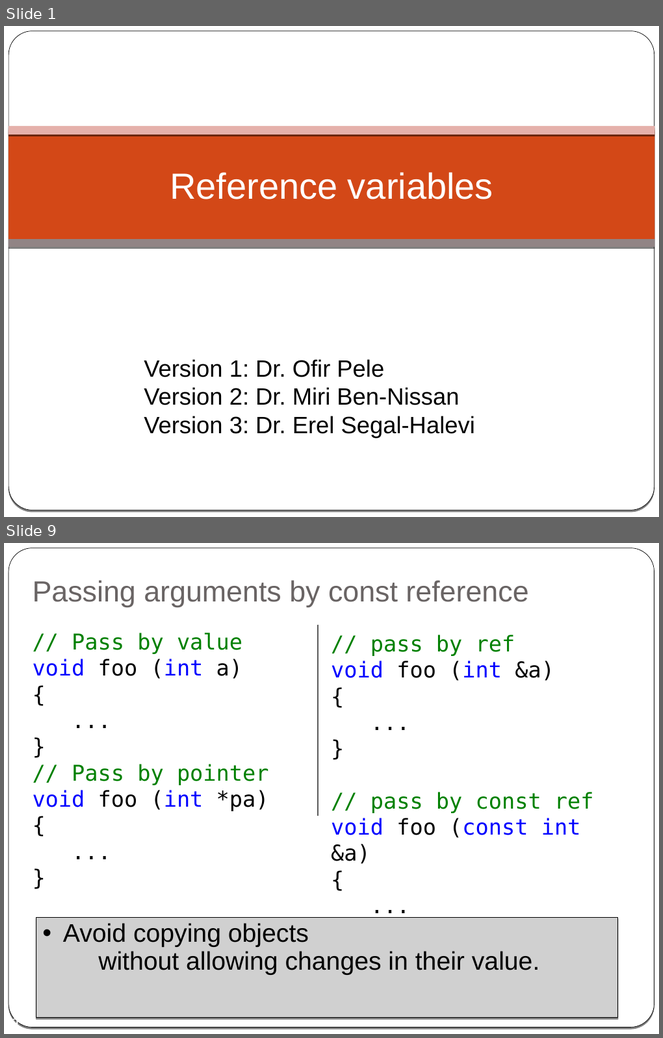
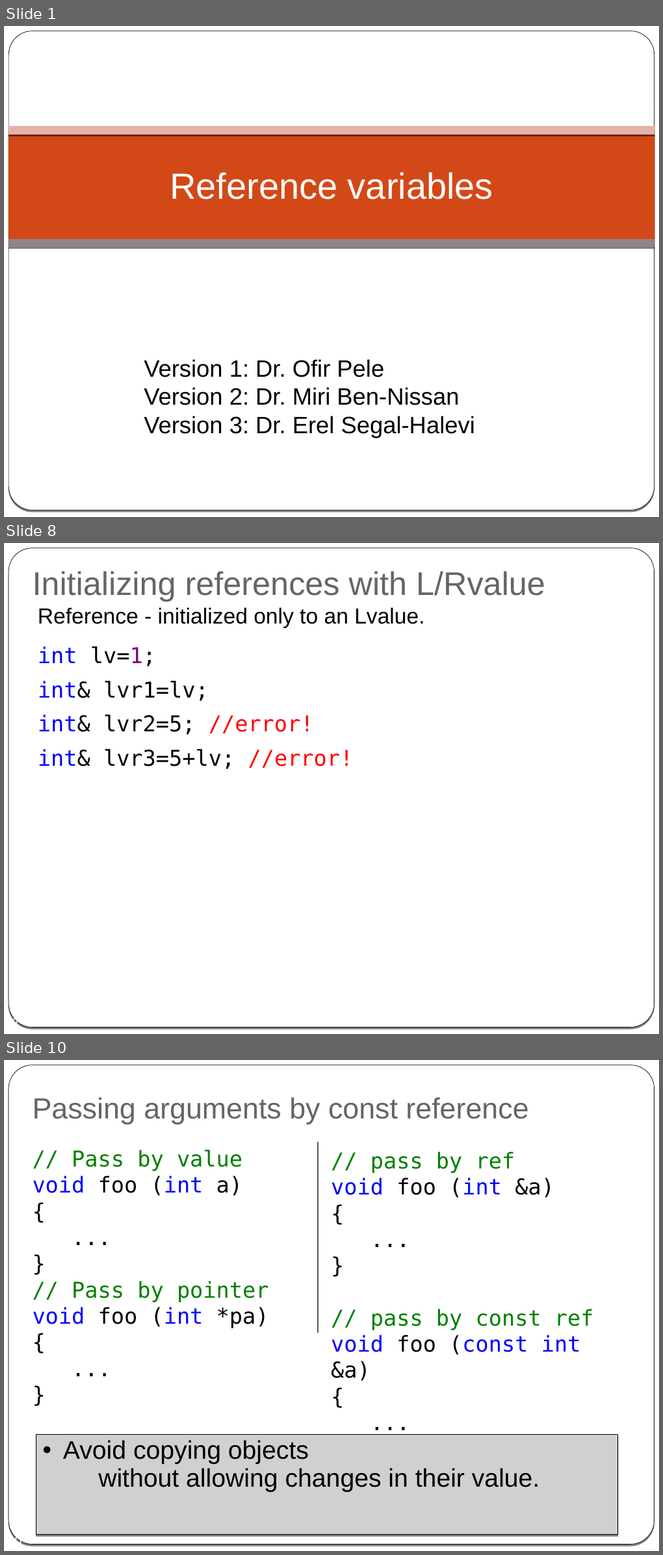
Before and after one commit to cpp-at-ariel/cpp-5786, a slide deck: 03-composition-references/slides-2-reference.pptx. Shown one above the other, each under a label of ours: slides 1 and 9 before the commit, slides 1, 8 and 10 after it; the slides between them are not shown. The pictures are 663x1038 and 663x1555 pixels, drawn with LibreOffice and Linux fonts; fonts in the diff are those of the drawing; grey boxes stand for pictures. Boxes give left, top, right and bottom in pixels: in the first picture for what was removed or moved away, otherwise in the second. Text is boxed around its words. In the diff, an @@ line names an element or a change of style, - is before the commit and + after.

```diff
--- a/03-composition-references/slides-2-reference.pptx
+++ b/03-composition-references/slides-2-reference.pptx
@@ slide 8 added at box(4, 543, 659, 1034), background gradient #000000 to #FFFFFF; not listed: 2 template elements that a slide beside it also shows @@
@@ title added at box(33, 571, 545, 601), 36 pt, text #696464 @@
+Initializing references with L/Rvalue
@@ text added at box(38, 607, 425, 769), 24.1 pt, text #000000 @@
+Reference - initialized only to an Lvalue.
+int lv=1;
+int& lvr1=lv;
+int& lvr2=5; //error!
+int& lvr3=5+lv; //error!
@@ page number added at box(11, 1018, 18, 1025), 14 pt, text #FFFFFF @@
+8
@@ what was slide 9 is now slide 10 @@
@@ page number at box(8, 1535, 22, 1544): text changed @@
-9
+10
```
Also in this commit, not shown: 12 slides changed, 23 other files.
